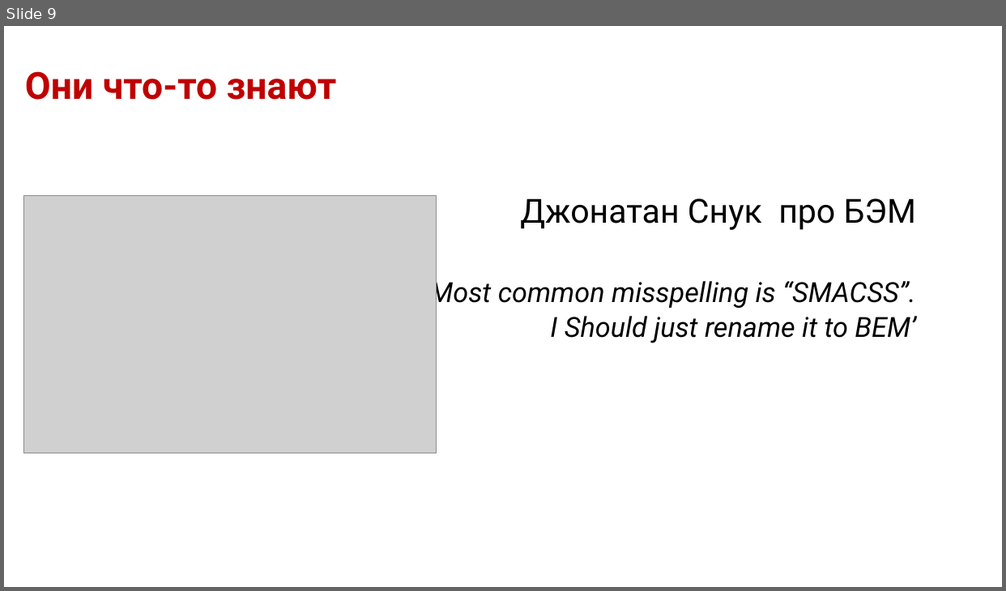
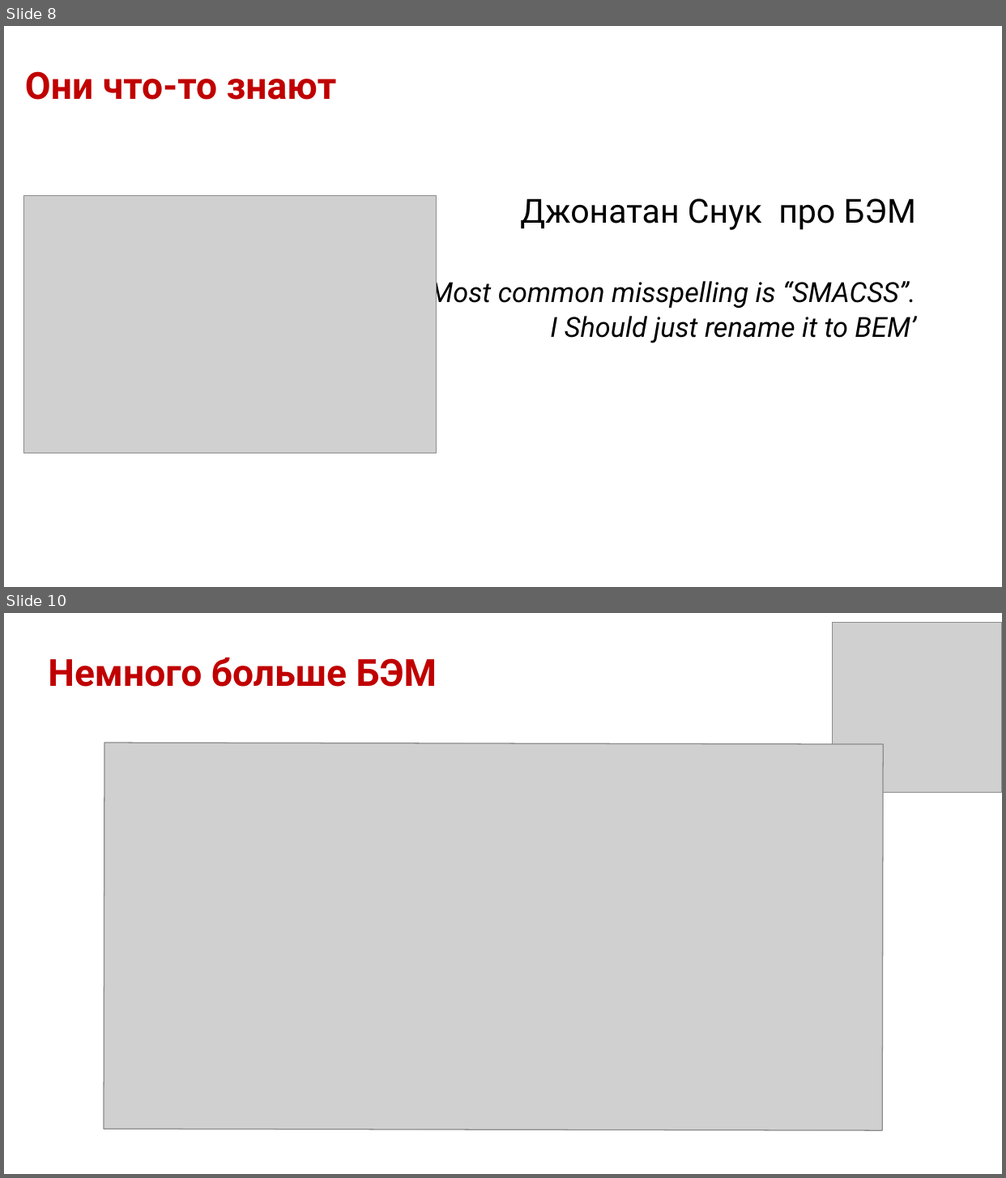
Before and after one commit to dedn/BEM, a slide deck: bem.odp. Shown one above the other, each under a label of ours: slide 9 before the commit, slides 8 and 10 after it; the slides between them are not shown. The pictures are 1006x591 and 1006x1178 pixels, drawn with LibreOffice and Linux fonts; fonts in the diff are those of the drawing; grey boxes stand for pictures; background and template pictures are left out. Boxes give left, top, right and bottom in pixels: in the first picture for what was removed or moved away, otherwise in the second. Text is boxed around its words. In the diff, an @@ line names an element or a change of style, - is before the commit and + after.

```diff
--- a/bem.odp
+++ b/bem.odp
@@ slide 10 added at box(4, 613, 1002, 1174), background #FFFFFF @@
@@ picture added at box(833, 622, 1002, 793) @@
@@ title added at box(48, 657, 437, 687), 27 pt, text #C00000, bold @@
+Немного больше БЭМ
@@ picture added at box(104, 743, 883, 1131) @@
@@ what was slide 9 is now slide 8 @@
```
Also in this commit, not shown: 7 slides changed, 6 other slides added, 2 slides removed, 11 other files.
